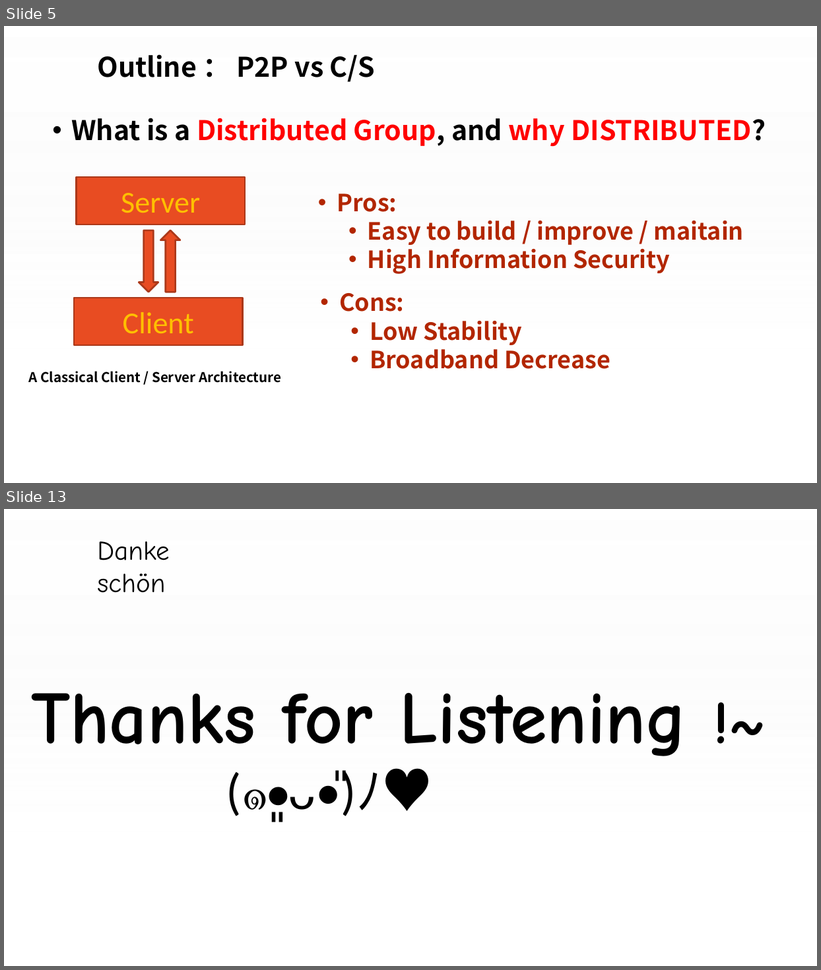
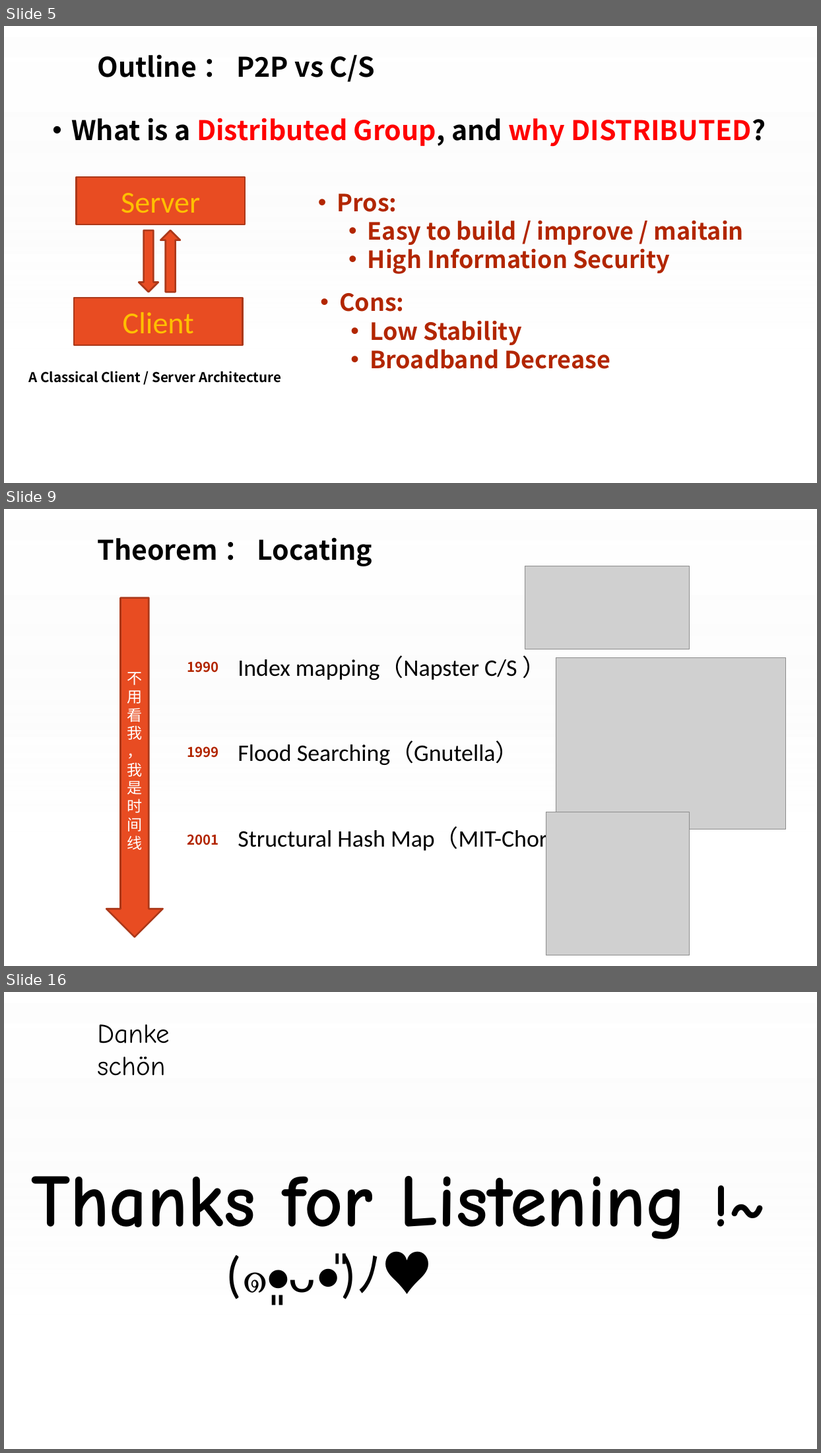
Before and after one commit to CharmingZh/Qtas, a slide deck: 第二次组会.pptx. Shown one above the other, each under a label of ours: slides 5 and 13 before the commit, slides 5, 9 and 16 after it; the slides between them are not shown. The pictures are 821x970 and 821x1453 pixels, drawn with LibreOffice and Linux fonts; fonts in the diff are those of the drawing; grey boxes stand for pictures; background and template pictures are left out. Boxes give left, top, right and bottom in pixels: in the first picture for what was removed or moved away, otherwise in the second. Text is boxed around its words. In the diff, an @@ line names an element or a change of style, - is before the commit and + after.

```diff
--- a/第二次组会.pptx
+++ b/第二次组会.pptx
@@ slide 9 added at (x1=4, y1=509, x2=817, y2=966), background picture (left out); not listed: 1 template element that a slide beside it also shows @@
@@ text added at (x1=97, y1=537, x2=372, y2=566), 32 pt, text #000000, bold @@
+Theorem ： Locating
@@ picture added at (x1=525, y1=566, x2=690, y2=650) @@
@@ down arrow added at (x1=106, y1=598, x2=163, y2=938), fill #E84C22, outline #AC3819 2 pt, 18 pt, text #FFFFFF @@
+不用看我
+，我是时间线
@@ text added at (x1=187, y1=661, x2=218, y2=673), 16 pt, text #B22600, bold @@
+1990
@@ text added at (x1=238, y1=656, x2=583, y2=853), 28 pt, text #000000 @@
+Index mapping（Napster C/S ）
+Flood Searching（Gnutella）
+Structural Hash Map（MIT-Chord）
@@ picture added at (x1=556, y1=658, x2=786, y2=830) @@
@@ text added at (x1=187, y1=747, x2=218, y2=758), 16 pt, text #B22600, bold @@
+1999
@@ picture added at (x1=547, y1=812, x2=690, y2=956) @@
@@ text added at (x1=187, y1=834, x2=218, y2=846), 16 pt, text #B22600, bold @@
+2001
@@ what was slide 13 is now slide 16 @@
```
Also in this commit, not shown: 5 slides changed, 3 other slides added, 1 slide removed, 3 other files.
